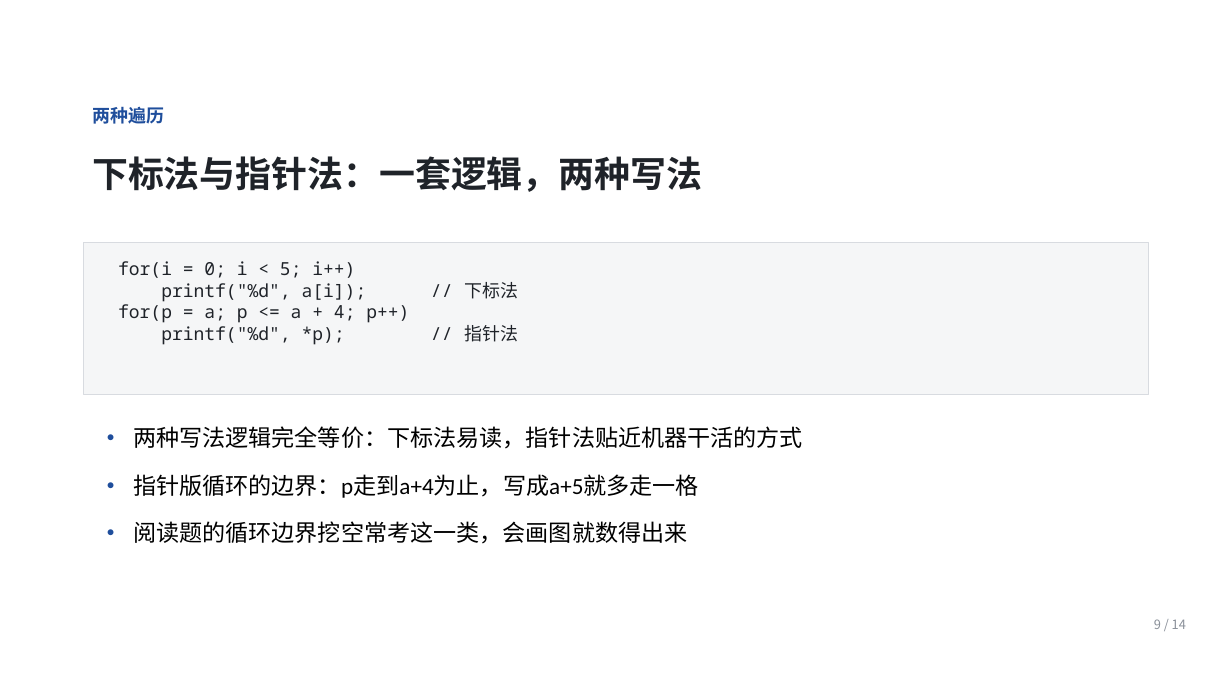
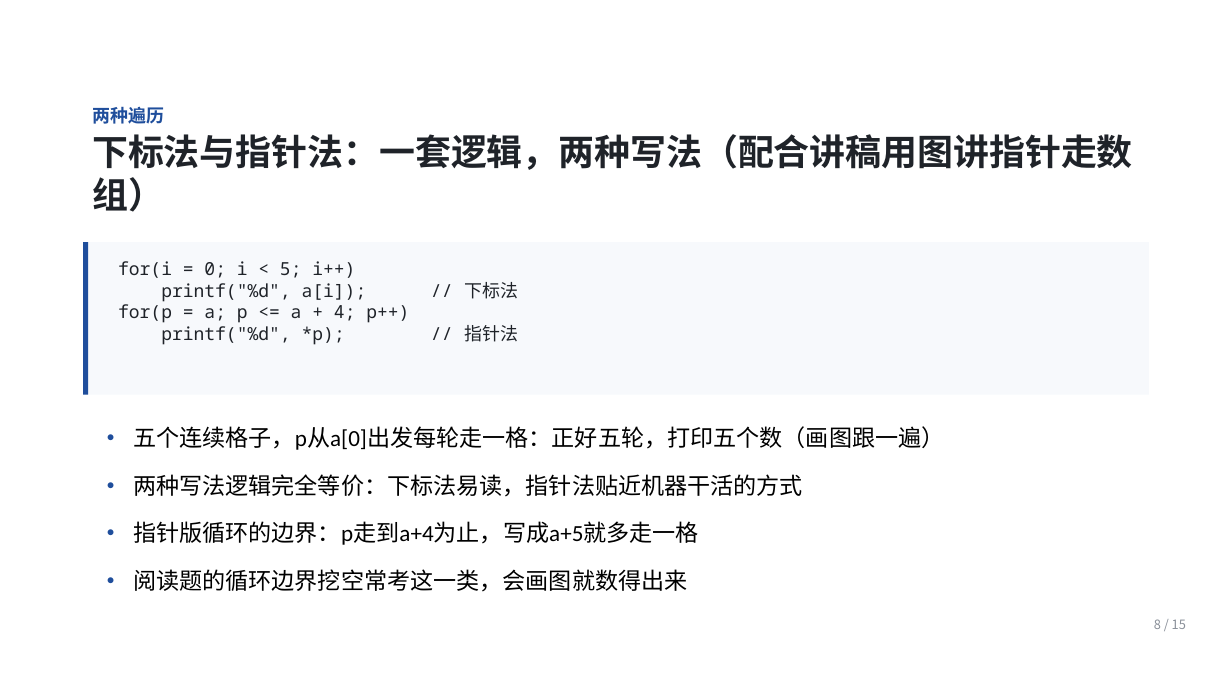
Before and after one commit to Ctrl1CandV/SpecialtyCourses, a slide deck: slide 8 of 课件/C1/C1-B-02/C1-B-02.pptx (slide 9 before the commit). Drawn at 1232x693 pixels with LibreOffice and Linux fonts; fonts in the diff are those of the drawing; background and template pictures are left out. Boxes give left, top, right and bottom in pixels: in the first picture for what was removed or moved away, otherwise in the second. Text is boxed around its words. In the diff, an @@ line names an element or a change of style, - is before the commit and + after.

```diff
--- a/课件/C1/C1-B-02/C1-B-02.pptx
+++ b/课件/C1/C1-B-02/C1-B-02.pptx
@@ text at (x1=92, y1=134, x2=1133, y2=212): text changed @@
-下标法与指针法：一套逻辑，两种写法
+下标法与指针法：一套逻辑，两种写法（配合讲稿用图讲指针走数组）
@@ rectangle at (x1=83, y1=242, x2=1149, y2=395): fill #F5F6F7 to #F7F9FC; outline #D8DBE0 0.75 pt to none @@
@@ rectangle added at (x1=83, y1=242, x2=89, y2=395), fill #1F4E9C @@
@@ text added at (x1=133, y1=426, x2=944, y2=450), 18 pt, text #000000 @@
+• 五个连续格子，p从a[0]出发每轮走一格：正好五轮，打印五个数（画图跟一遍）
@@ text "• 两种写法逻辑完全等价：下标法易读，指针法贴近机器干活的方式" moved from (x1=133, y1=426, x2=803, y2=449) to (x1=133, y1=474, x2=803, y2=497) @@
@@ text "• 指针版循环的边界：p走到a+4为止，写成a+5就多走一格" moved from (x1=133, y1=474, x2=699, y2=498) to (x1=133, y1=521, x2=699, y2=545) @@
@@ text "• 阅读题的循环边界挖空常考这一类，会画图就数得出来" moved from (x1=133, y1=521, x2=687, y2=544) to (x1=133, y1=569, x2=687, y2=592) @@
@@ text at (x1=1154, y1=619, x2=1186, y2=629): text changed @@
-9 / 14
+8 / 15
```
Also in this commit, not shown: 12 other slides changed, 2 slides added, 1 slide removed, 23 other files.
